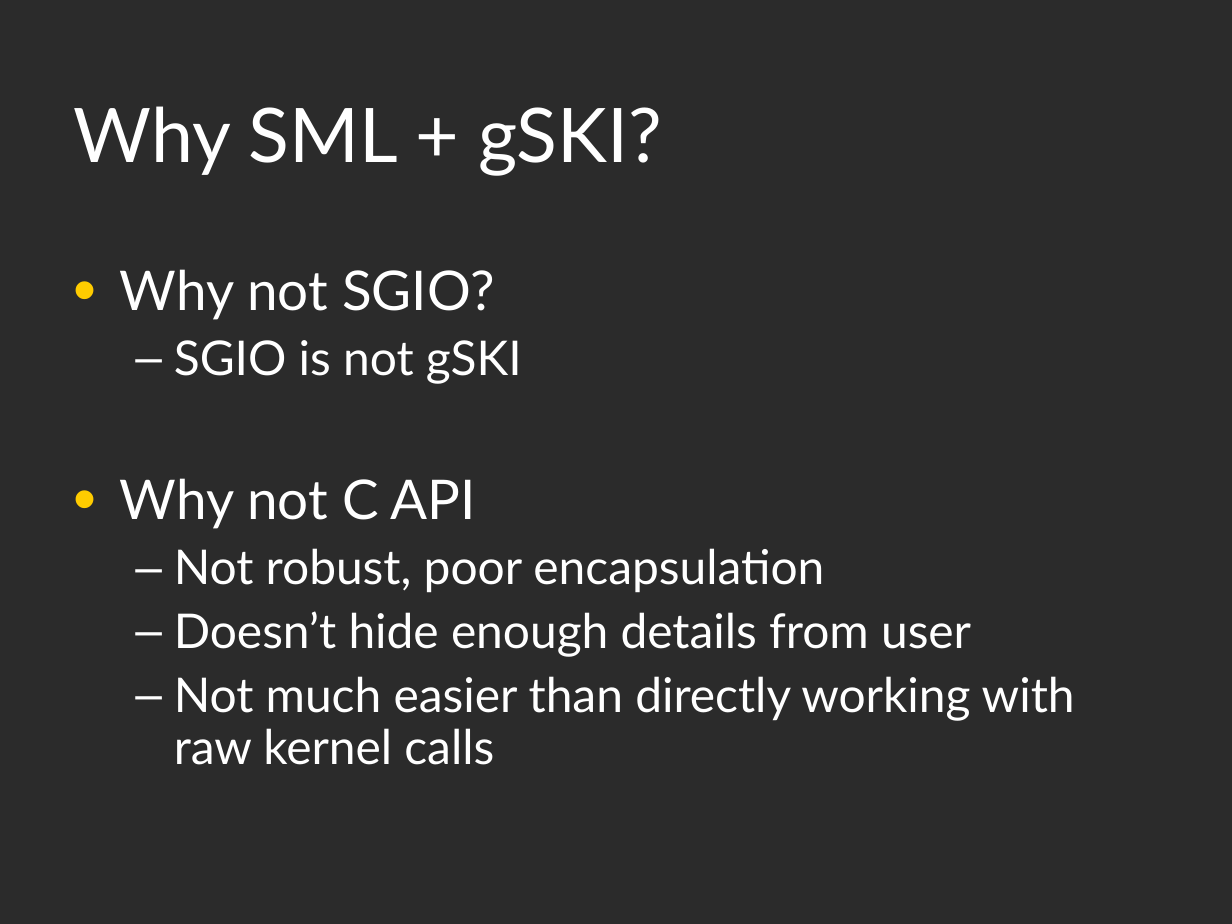
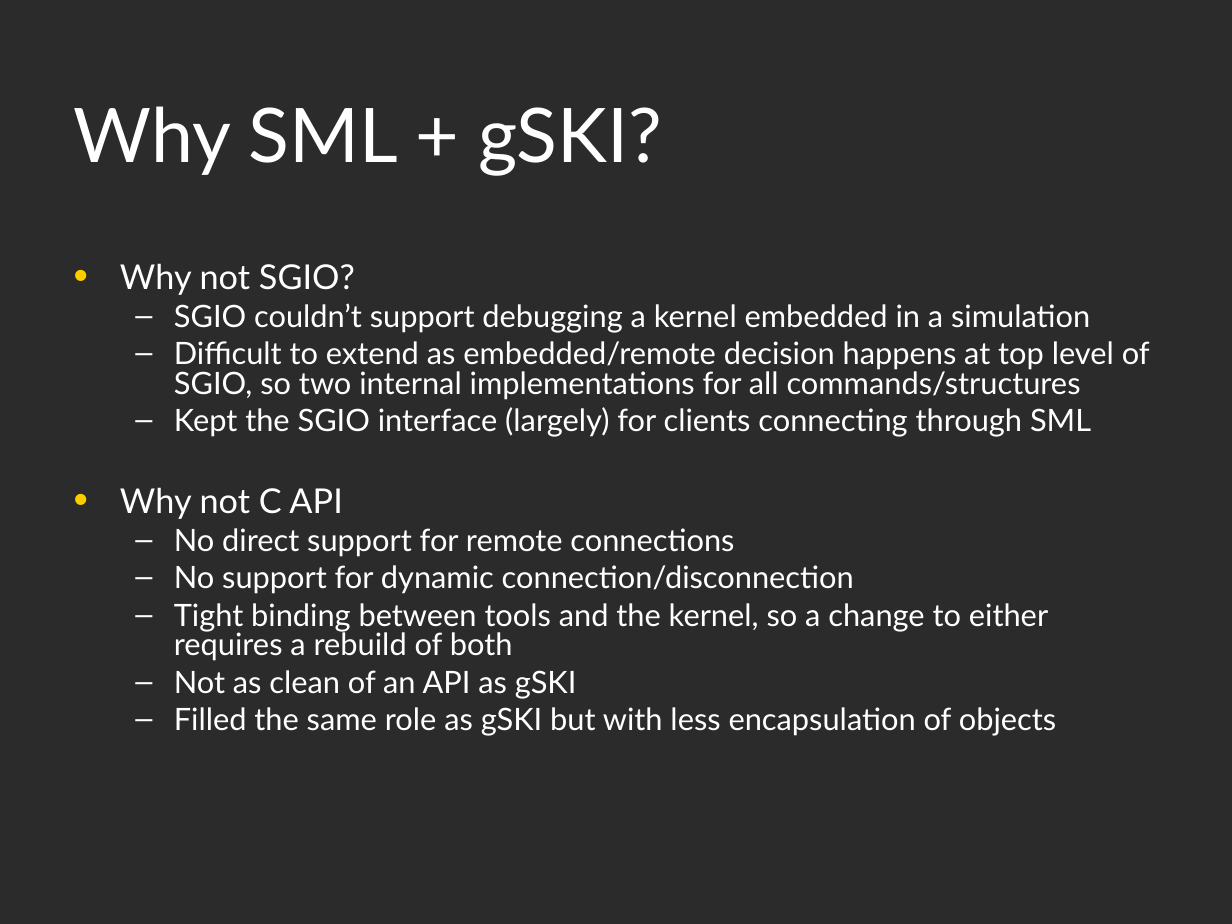
Before and after one commit to SoarGroup/Soar, a slide deck: slide 4 of Documentation/SML High-level presentation.ppt. Drawn at 1232x924 pixels with LibreOffice and Linux fonts; fonts in the diff are those of the drawing; background and template pictures are left out; a plain dark background stands for a picture behind light text. Boxes give left, top, right and bottom in pixels: in the first picture for what was removed or moved away, otherwise in the second. Text is boxed around its words. In the diff, an @@ line names an element or a change of style, - is before the commit and + after.

```diff
--- a/Documentation/SML High-level presentation.ppt
+++ b/Documentation/SML High-level presentation.ppt
@@ text at (x1=120, y1=263, x2=355, y2=519): size 32 to 20 pt in "Why not SGIO?", "Why not C API"; line spacing 0.9 to 0.8; less space between paragraphs @@
@@ text at (x1=174, y1=303, x2=1150, y2=437): text changed; size 28 to 18 pt @@
-  – SGIO is not gSKI
+  – SGIO couldn’t support debugging a kernel embedded in a simulation
+  – Difficult to extend as embedded/remote decision happens at top level of SGIO, so two internal implementations for all commands/structures
+  – Kept the SGIO interface (largely) for clients connecting through SML
@@ text at (x1=174, y1=528, x2=1056, y2=736): text changed; size 28 to 18 pt @@
-  – Not robust, poor encapsulation
-  – Doesn’t hide enough details from user
-  – Not much easier than directly working with raw kernel calls
+  – No direct support for remote connections
+  – No support for dynamic connection/disconnection
+  – Tight binding between tools and the kernel, so a change to either requires a rebuild of both
+  – Not as clean of an API as gSKI
+  – Filled the same role as gSKI but with less encapsulation of objects
```
Also in this commit, not shown: 1 other slide changed, 3 slides added, 3 slides removed.
